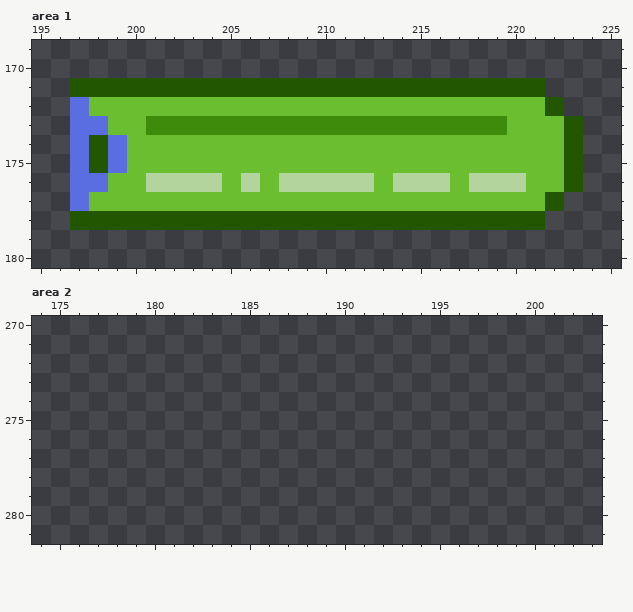
File history of a pixel-art file, src-resources/ludumDare43/images/ship-001.aseprite. That is the earlier state.
512x512 pixels, 1 frame. Pixels under 10% opacity are left out. Colours within 5 levels of each other are drawn and written as one. Shown: area 1: x 195..225, y 169..180; area 2: x 174..203, y 270..281. The commit also changed other parts of the picture, which this record leaves out.
Once edited:
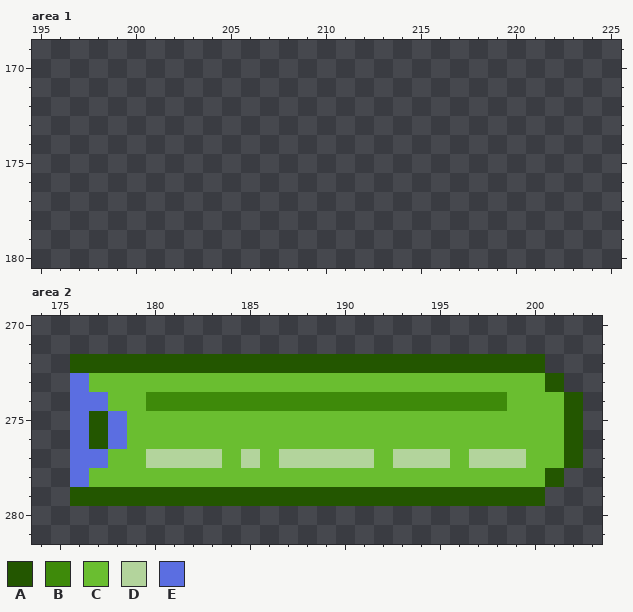
Palette (. is transparent): A #235600  B #3e8a0a  C #6abe30  D #b3d49c  E #5b6ee1
Changes in this commit:
Changed rows in their new state; - is an unchanged pixel.
Area 1:
first column x 197:
171 .........................--
172 ..........................-
173 ...........................
174 ...........................
175 ...........................
176 ...........................
177 ..........................-
178 .........................--
Area 2:
first column x 176:
272 AAAAAAAAAAAAAAAAAAAAAAAAA--
273 ECCCCCCCCCCCCCCCCCCCCCCCCA-
274 EECCBBBBBBBBBBBBBBBBBBBCCCA
275 EAECCCCCCCCCCCCCCCCCCCCCCCA
276 EAECCCCCCCCCCCCCCCCCCCCCCCA
277 EECCDDDDCDCDDDDDCDDDCDDDCCA
278 ECCCCCCCCCCCCCCCCCCCCCCCCA-
279 AAAAAAAAAAAAAAAAAAAAAAAAA--
